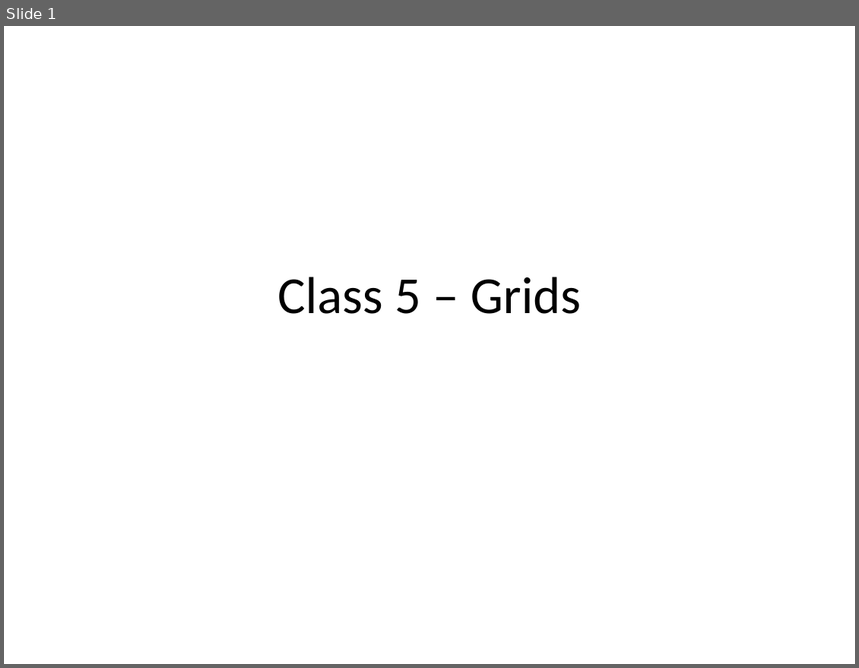
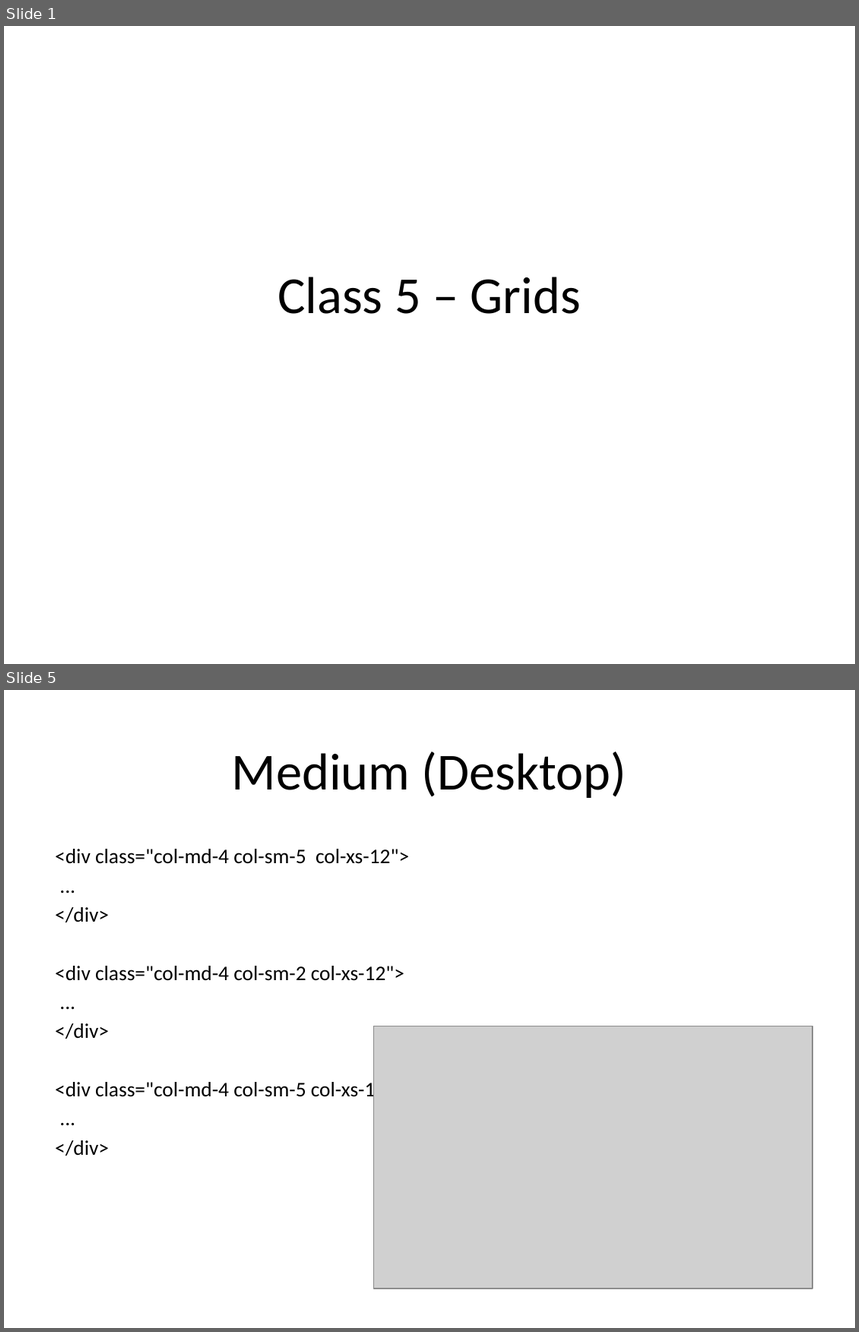
Before and after one commit to BAS-WEB/class05, a slide deck: ppt/Basweb02-05-03-grids-empty.pptx. Shown one above the other, each under a label of ours: slide 1 before the commit, slides 1 and 5 after it; the slides between them are not shown. The pictures are 859x668 and 859x1332 pixels, drawn with LibreOffice and Linux fonts; fonts in the diff are those of the drawing; grey boxes stand for pictures. Boxes give left, top, right and bottom in pixels: in the first picture for what was removed or moved away, otherwise in the second. Text is boxed around its words. In the diff, an @@ line names an element or a change of style, - is before the commit and + after.

```diff
--- a/ppt/Basweb02-05-03-grids-empty.pptx
+++ b/ppt/Basweb02-05-03-grids-empty.pptx
@@ slide 5 added at (4,690,855,1328), background #FFFFFF @@
@@ title added at (232,752,626,798), 44 pt, text #000000 @@
+Medium (Desktop)
@@ text added at (55,849,409,1101), 17.6 pt, text #000000 @@
+<div class="col-md-4 col-sm-5 col-xs-12">
+...
+</div>
+<div class="col-md-4 col-sm-2 col-xs-12">
+...
+</div>
+<div class="col-md-4 col-sm-5 col-xs-12">
+...
+</div>
@@ picture added at (374,1026,813,1288) @@
```
Also in this commit, not shown: 6 other slides added, 2 slides removed.
